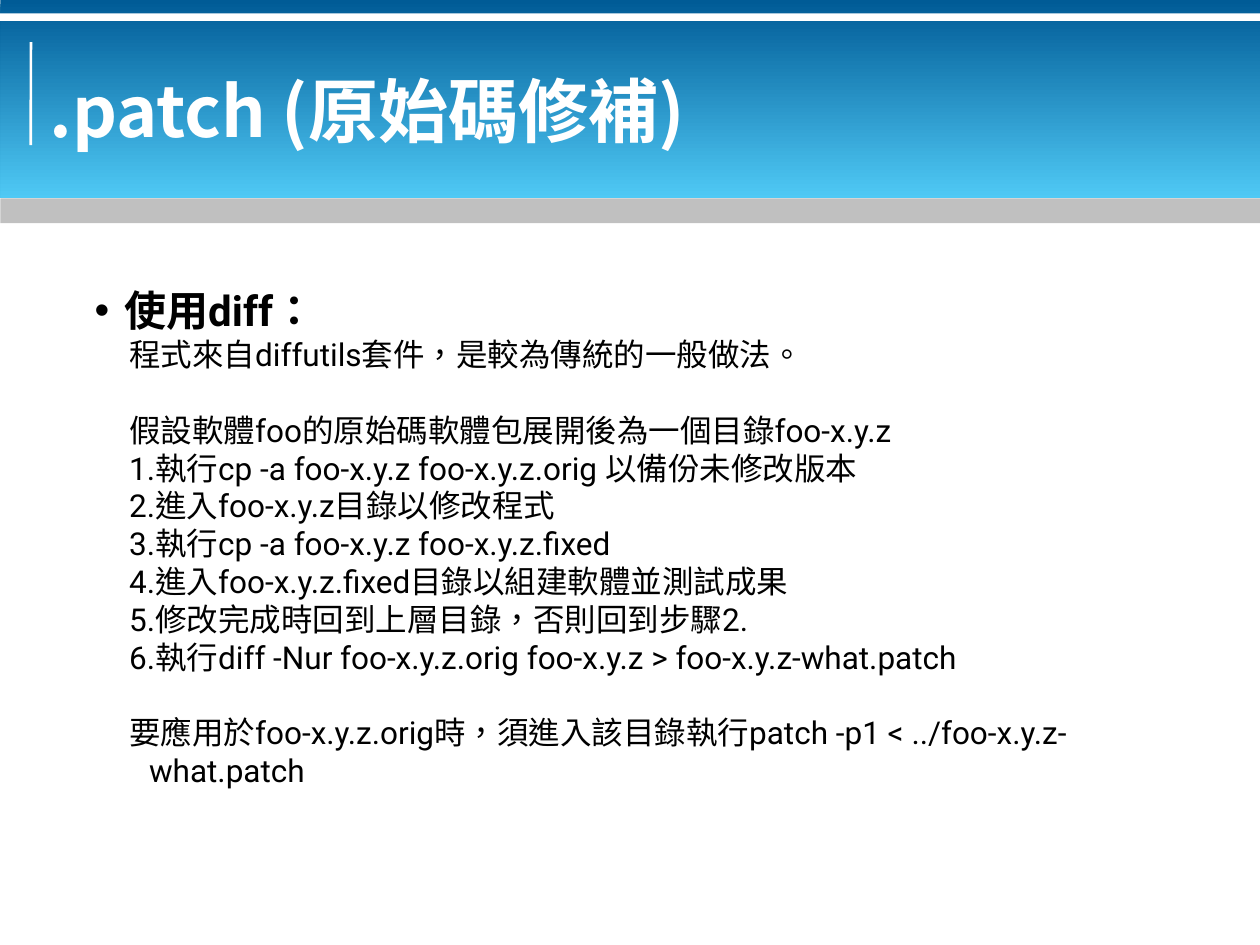
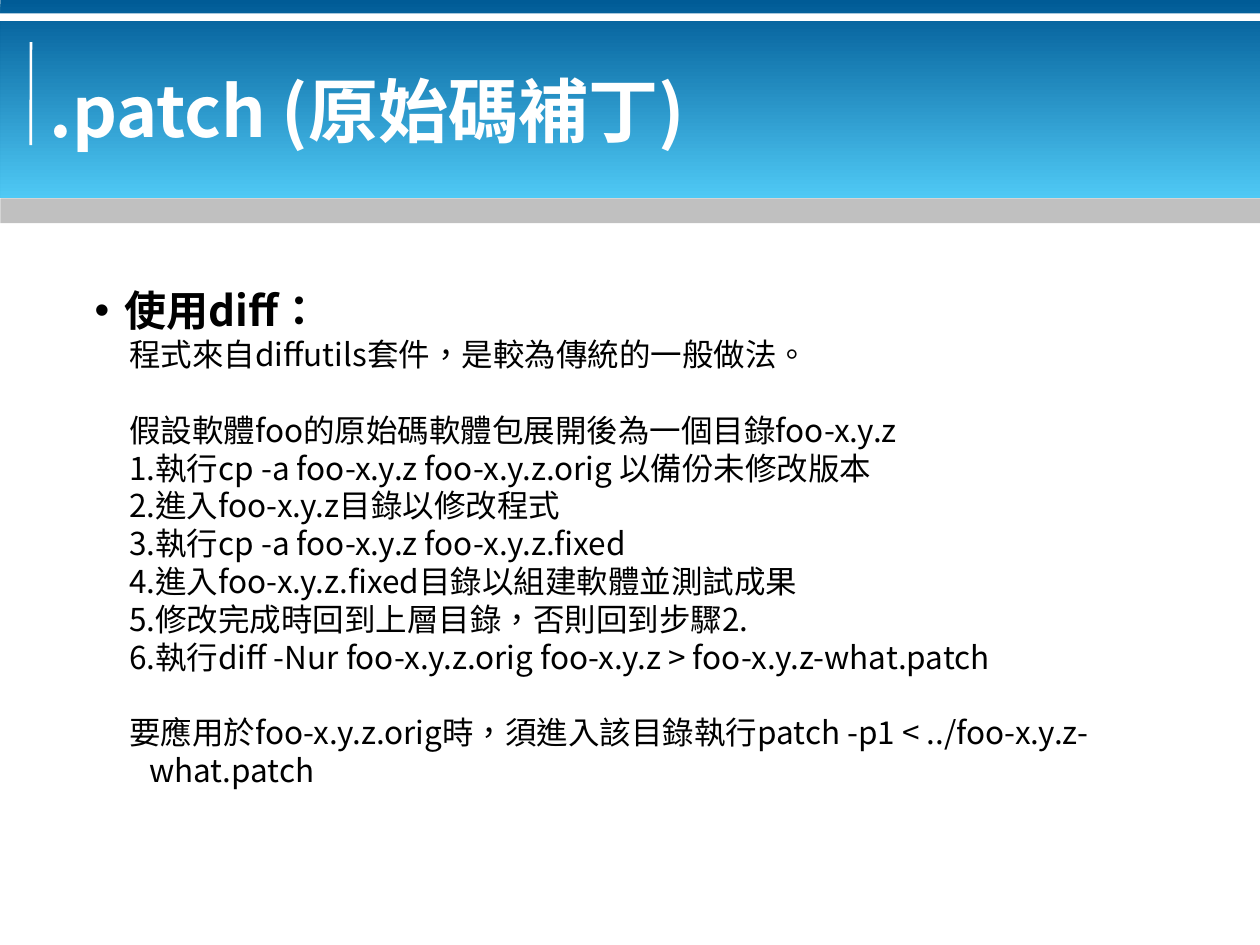
Before and after one commit to bluebat/.presentations, a slide deck: slide 45 of rpm-packaging.odp. Drawn at 1260x945 pixels with LibreOffice and Linux fonts; fonts in the diff are those of the drawing; background and template pictures are left out. Boxes give left, top, right and bottom in pixels: in the first picture for what was removed or moved away, otherwise in the second. Text is boxed around its words. In the diff, an @@ line names an element or a change of style, - is before the commit and + after.

```diff
--- a/rpm-packaging.odp
+++ b/rpm-packaging.odp
@@ title at (x1=50, y1=66, x2=685, y2=152): text changed @@
-.patch (原始碼修補)
+.patch (原始碼補丁)
@@ text "使用diff：" at (x1=124, y1=290, x2=1088, y2=790): font Roboto to Noto Sans CJK SC @@
```
Also in this commit, not shown: 44 other slides changed, 1 other file.
